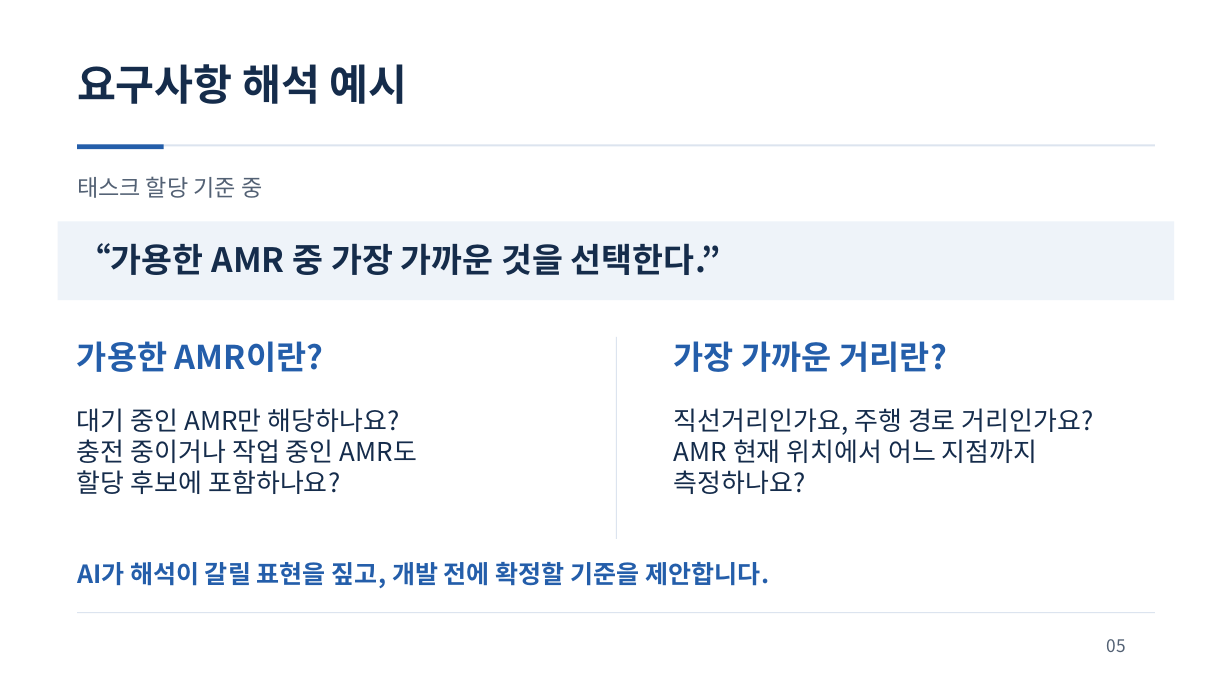
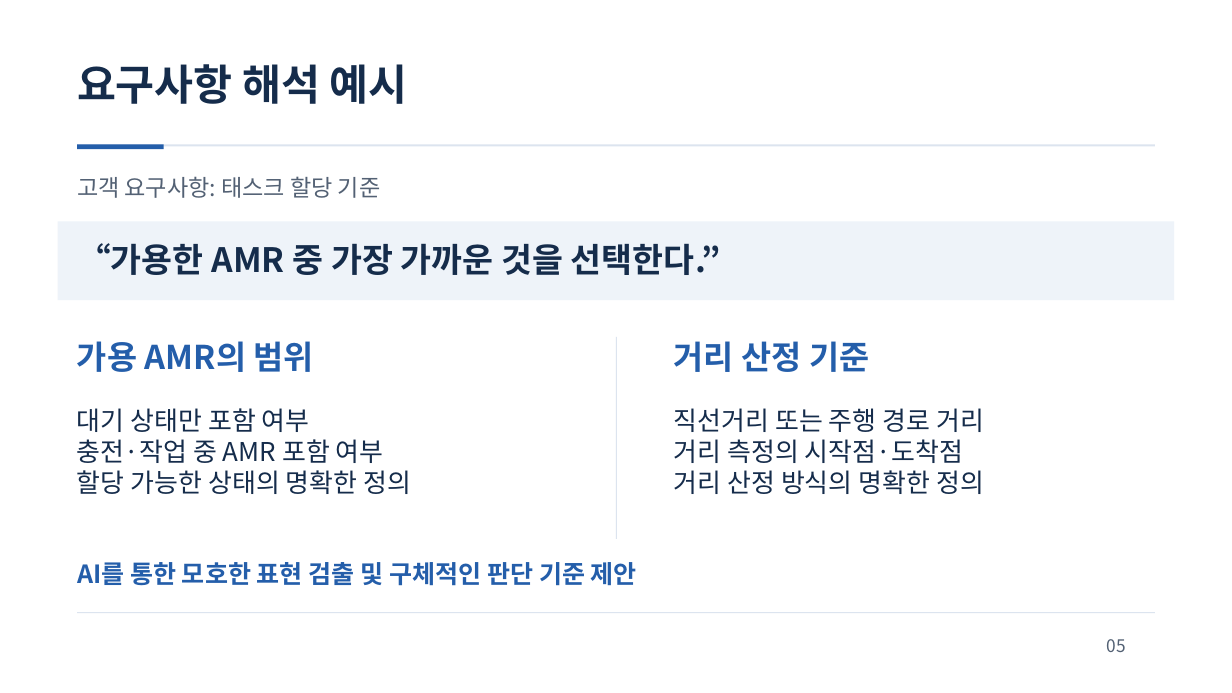
Before and after one commit to jihunhan98/semes-superrookie, a slide deck: slide 5 of docs/presentations/ReqOps_SuperRookie.pptx. Drawn at 1232x693 pixels with LibreOffice and Linux fonts; fonts in the diff are those of the drawing. Boxes give left, top, right and bottom in pixels: in the first picture for what was removed or moved away, otherwise in the second. Text is boxed around its words. In the diff, an @@ line names an element or a change of style, - is before the commit and + after.

```diff
--- a/docs/presentations/ReqOps_SuperRookie.pptx
+++ b/docs/presentations/ReqOps_SuperRookie.pptx
@@ text at <box>77,176,381,198</box>: text changed @@
-태스크 할당 기준 중
+고객 요구사항: 태스크 할당 기준
@@ text at <box>77,341,314,372</box>: text changed @@
-가용한 AMR이란?
+가용 AMR의 범위
@@ text at <box>674,341,869,372</box>: text changed @@
-가장 가까운 거리란?
+거리 산정 기준
@@ text at <box>77,408,411,494</box>: text changed @@
-대기 중인 AMR만 해당하나요?
-충전 중이거나 작업 중인 AMR도
-할당 후보에 포함하나요?
+대기 상태만 포함 여부
+충전·작업 중 AMR 포함 여부
+할당 가능한 상태의 명확한 정의
@@ text at <box>674,408,984,494</box>: text changed @@
-직선거리인가요, 주행 경로 거리인가요?
-AMR 현재 위치에서 어느 지점까지
-측정하나요?
+직선거리 또는 주행 경로 거리
+거리 측정의 시작점·도착점
+거리 산정 방식의 명확한 정의
@@ text at <box>77,562,637,586</box>: text changed @@
-AI가 해석이 갈릴 표현을 짚고, 개발 전에 확정할 기준을 제안합니다.
+AI를 통한 모호한 표현 검출 및 구체적인 판단 기준 제안
```
Also in this commit, not shown: 9 other slides changed.
